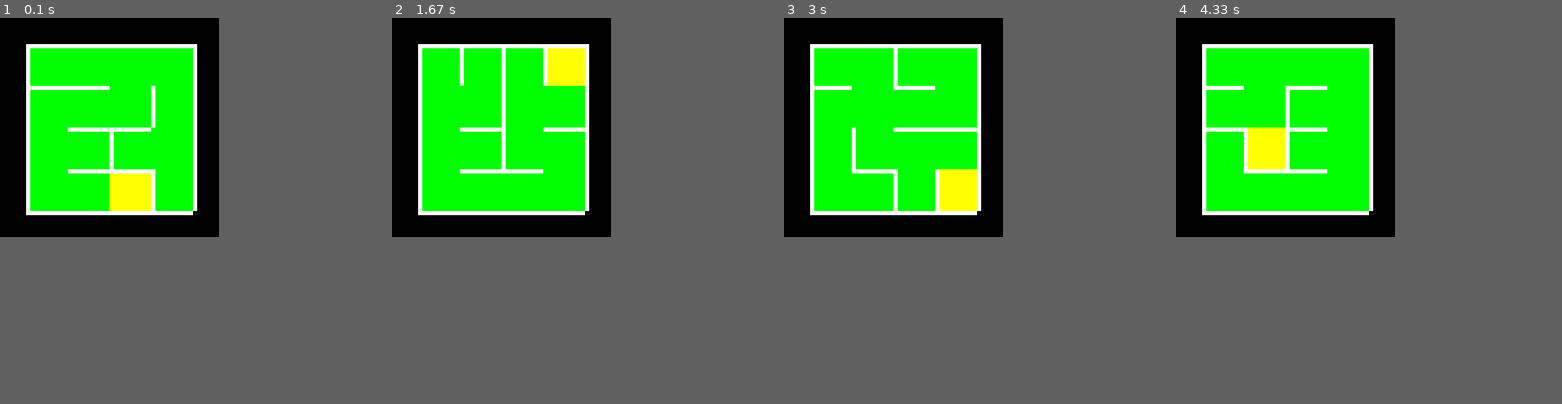
Above: before the commit, frames 1-4 (left to right).
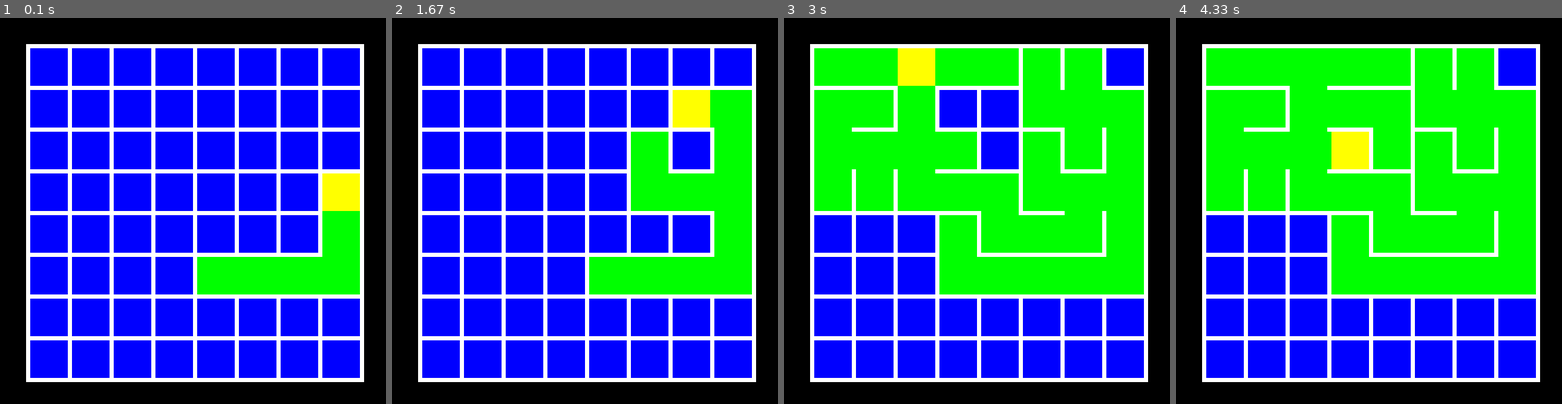
Above: after the commit, the same moments.

Repository: randompast/pygame-mazegen-AB
Game: pygame game, started from main.py
The game is run twice, just before and just after one commit, with the same random seed, the same clock (stepped at 60 frames per second) and the same inputs.
Inputs:
- Up to frame 1 (0.1 s): no input
- Up to frame 2 (1.67 s): hold P 0.33-0.8 s
- Up to frame 3 (3 s): hold P 1.83-2.3 s
- Up to frame 4 (4.33 s): tap P at 3.33 s
The window is 420x420 before the commit and 740x740 after it. Grey fills any space a smaller window leaves; there, only what the larger window draws over its background counts as a difference.

The runs differ from the first frame. In frame 1, 55% of the frame differs, in the area x 0-100%, y 0-100%; in frame 2, 61%; in frame 3, 56%; in frame 4, 54%.

Commit message:
added pause function, fixed corner drawing issue

Diff:
--- a/ab.py
+++ b/ab.py
@@ -16,18 +16,23 @@
 
     def instantiateWallMaze(self, surf, scale):
         size = self.size
+        off = 50
         for i in range(size):
             for j in range(size):
                 color = (0,255,0) if self.visited[i][j] == 1 else (0,0,255)
-                pygame.draw.rect(surf, color, [i*scale + 50, j*scale + 50, scale, scale])
-        pygame.draw.rect(surf, (255,255,0), [self.current_point[0]*scale + 50, self.current_point[1]*scale + 50, scale, scale])
+                pygame.draw.rect(surf, color, [i*scale + off, j*scale + off, scale, scale])
+        pygame.draw.rect(surf, (255,255,0)
+            , [self.current_point[0]*scale + scale/10 + off
+            , self.current_point[1]*scale + scale/10 + off
+            , scale - scale/10
+            , scale - scale/10])
         for i in range(size+1):
             for j in range(size+1):
                 s = scale/2.0
                 if( self.hwalls[i][j] and i < size):
-                    pygame.draw.rect(surf, (255,255,255), [i*scale + 50, j*scale + 50, scale, scale/10], scale//4)
+                    pygame.draw.rect(surf, (255,255,255), [i*scale + off, j*scale + off, scale+scale/10, scale/10], scale//4)
                 if( self.vwalls[i][j] and j < size ):
-                    pygame.draw.rect(surf, (255,255,255), [i*scale + 50, j*scale + 50, scale/10, scale], scale//4)
+                    pygame.draw.rect(surf, (255,255,255), [i*scale + off, j*scale + off, scale/10, scale+scale/10], scale//4)
 
     def AldousBroder(self):
         while(self.nvisited < self.size**2):
@@ -41,7 +46,6 @@
                 self.removeWall(self.current_point, next_point)
             self.current_point = next_point
             self.steps += 1
-
 
     def removeWall(self, p1, p2):
         dx = p2[0] - p1[0]
--- a/gameloop.py
+++ b/gameloop.py
@@ -4,16 +4,24 @@
 from ab import mazegen
 
 def gameloop():
-    size, scale = 4,80
+    size, scale = 8,80
     r = size * scale + 100
     surf = pygame.display.set_mode((r,r))
     a = mazegen(size)
+    playing = True
     while True:
         pygame.display.update()
         surf.fill((0,0,0))
-        a = mazegen(size)
-        a.AldousBroder()
-        # a.AldousBroder_step()
+        # a = mazegen(size)
+        # a.AldousBroder()
+        for event in pygame.event.get():
+            if event.type == pygame.KEYDOWN:
+                if event.unicode == 'p':
+                    playing = not playing
+        if playing:
+            a.AldousBroder_step()
+            if a.nvisited == a.size**2: a = mazegen(size)
         a.instantiateWallMaze(surf, scale)
-        # if a.nvisited == a.size**2: a = mazegen(size)
-        pygame.time.Clock().tick(2)
+        pygame.time.Clock().tick(60)
+
+#   convert AB-step-4fps.gif -coalesce -layers RemoveDups  gif:- | gif_anim_montage - AB-step-4fps-rdups.gif
